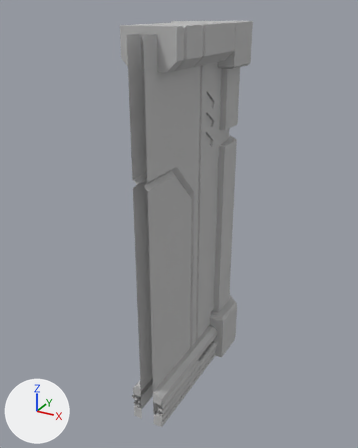
Two versions of the FBX model Assets/Art/Exports/PC/Sci_Fi/PC_SciFi_Curved_Wall_Tile_Left_01.fbx, one commit apart.
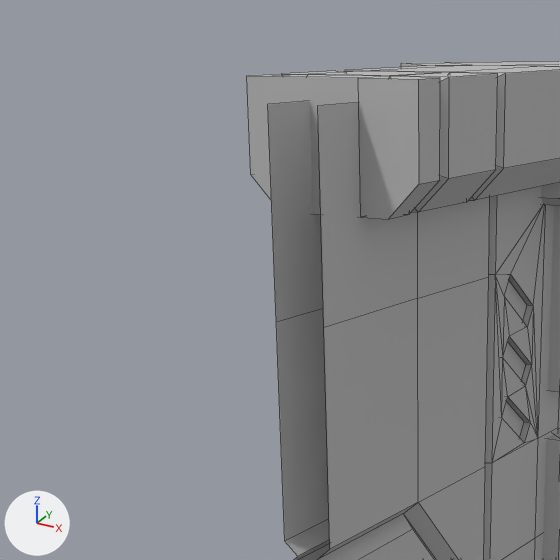
Each version appears first whole from a camera (50 mm lens) standing at (1.643, -2.215, 2.072) and looking at (0.429, -0.008, 0.969), and next in a close-up on the part from 11% to 62% of the width and 0% to 42% of the height. Arrows for +X, +Y and +Z are at lower left; the lights stay in place. The close-ups show mesh edges as thin lines. Where no turn or scale is listed for an object, it has been applied to the vertices. Vertices at the same position are counted once.

The older version as bpy lines, for what is in view:
```python
me_mesh = bpy.data.meshes.new('Mesh')
me_mesh.from_pydata(...)  # 597 vertices, 499 faces; spans x 0.24..0.64, y -0.5..0.52, z 0.0..2.0
me_mesh.materials.append(mat_blinn1)  # grey #bcbcbc
ob_pc_scifi_curved_wall_tile_left_01 = bpy.data.objects.new('PC_SciFi_Curved_Wall_Tile_Left_01', me_mesh)
ob_pc_scifi_curved_wall_tile_left_01.location = (0.0, 0.0, 0.0)
```
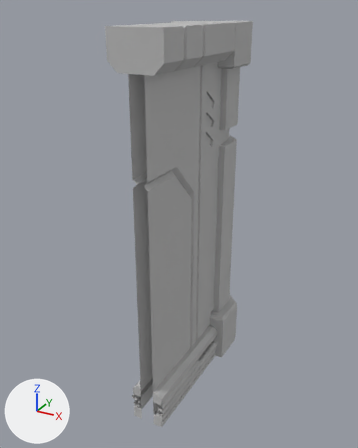
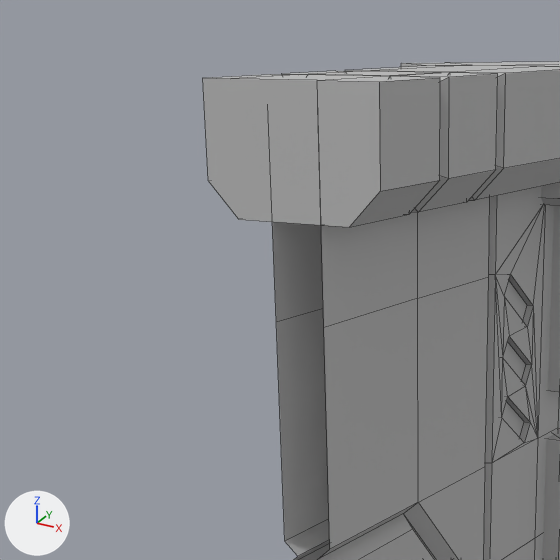
What differs and where, as boxes [x1, y1, x2, y2] in the close-ups (560 x 560 px; the box of a moved part takes in the faces that stretch with it):
'PC_SciFi_Curved_Wall_Tile_Left_01', reshaped: before [247, 62, 560, 560]; after [203, 62, 560, 560]
part 1 of me_mesh, moved or reshaped: before [247, 74, 440, 219]; after [203, 74, 440, 227]

Diff of the bpy script that builds the scene:
```diff
--- a/Assets/Art/Exports/PC/Sci_Fi/PC_SciFi_Curved_Wall_Tile_Left_01.fbx.py
+++ b/Assets/Art/Exports/PC/Sci_Fi/PC_SciFi_Curved_Wall_Tile_Left_01.fbx.py
@@ me_mesh @@
 me_mesh.from_pydata(...)  # 597 vertices, 499 faces; spans x 0.24..0.64, y -0.5..0.52, z 0.0..2.0
 # used by ob_pc_scifi_curved_wall_tile_left_01; location = (0.0, 0.0, 0.0)
+# me_mesh part 1: all 11 vertices in x 0.37..0.63, y -0.4, z 1.82..2.0 are moved by (0.0, -0.1, 0.0)
 me_mesh.materials.append(mat_blinn1)
```
